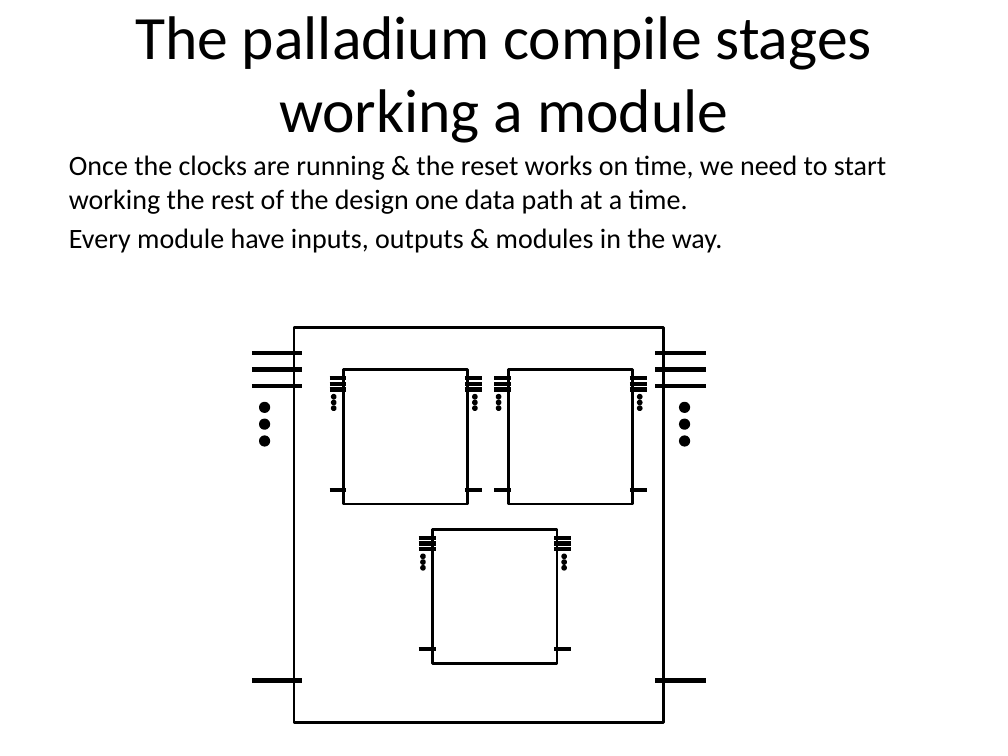
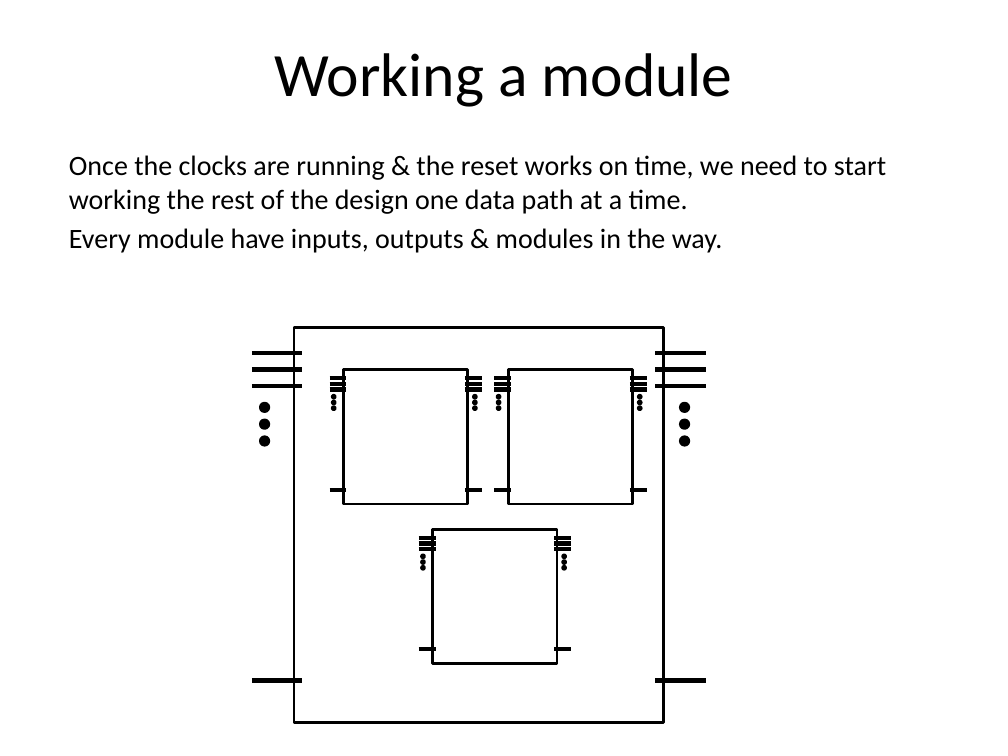
Before and after one commit to zahike/Palladium, a slide deck: slide 11 of Simulation Acceleration tutoria.pptx. Drawn at 1008x756 pixels with LibreOffice and Linux fonts; fonts in the diff are those of the drawing. Boxes give left, top, right and bottom in pixels: in the first picture for what was removed or moved away, otherwise in the second. Text is boxed around its words. In the diff, an @@ line names an element or a change of style, - is before the commit and + after.

```diff
--- a/Simulation Acceleration tutoria.pptx
+++ b/Simulation Acceleration tutoria.pptx
@@ title at (x1=275, y1=53, x2=733, y2=107): text changed @@
-The palladium compile stages
-working a module
+Working a module
```
Also in this commit, not shown: 7 other slides changed, 3 slides added.
